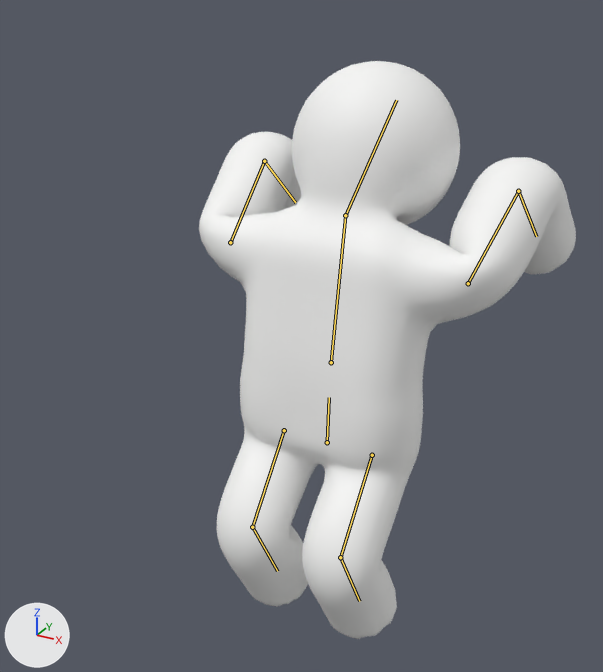
What one commit did to the glTF model blender/character.glb.
One viewpoint serves both versions: a 50 mm lens placed at (1.061, -2.103, 2.395), pointed at (-0.115, 0.036, 1.326). Arrows for +X, +Y and +Z are at lower left; the lights stay in place. The picture after the commit comes second. Both versions are drawn at frame 17 of the action 'Jump'; the numbers are the values there. The bones that change, and the others that lie on the model, are drawn over the model as lines.

Names of what the first picture shows: 'Character'.
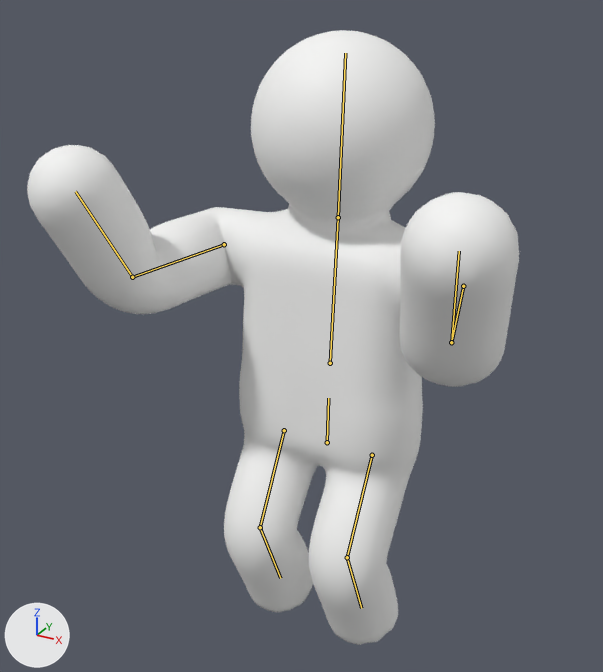
The change in detail:
Bone 'hips' (bone_hips) turns from (-4, 0, 0) to (-3, 0, 0) degrees about its own x, y and z.
Bone 'spine' (bone_spine) turns from (-6, 0, 0) to (-2, 0, 0) degrees about its own x, y and z.
Bone 'head' (bone_head) turns from (-40, 0, 0) to (1, 0, 0) degrees about its own x, y and z.
Bone 'upper_arm.L' (bone_upper_arm_l) turns from (-62, 39, 61) to (74, 0, 1) degrees about its own x, y and z.
Bone 'forearm.L' (bone_forearm_l) turns from (-23, -15, -68) to (26, -13, 55) degrees about its own x, y and z.
Bone 'upper_arm.R' (bone_upper_arm_r) turns from (-62, -39, -61) to (74, 0, -1) degrees about its own x, y and z.
Bone 'forearm.R' (bone_forearm_r) turns from (-23, 15, 68) to (26, 13, -55) degrees about its own x, y and z.
Bone 'thigh.L' (bone_thigh_l) turns from (36, 0, 0) to (28, 0, 0) degrees about its own x, y and z.
Bone 'shin.L' (bone_shin_l) turns from (-68, 0, 0) to (-53, 0, 0) degrees about its own x, y and z.
Bone 'thigh.R' (bone_thigh_r) turns from (36, 0, 0) to (28, 0, 0) degrees about its own x, y and z.
Bone 'shin.R' (bone_shin_r) turns from (-68, 0, 0) to (-53, 0, 0) degrees about its own x, y and z.

What differs and where, as boxes [x1, y1, x2, y2] in the pictures (603 x 672 px):
'Character', posed (30% wider, 6% taller): before [199, 61, 576, 639]; after [27, 30, 519, 645]
bone 'hips', root to tip: before (327, 442) to (329, 397); after (327, 442) to (328, 398)
bone 'spine', root to tip: before (331, 362) to (345, 215); after (330, 363) to (338, 217)
bone 'head', root to tip: before (345, 215) to (396, 100); after (338, 217) to (345, 53)
bone 'upper_arm.L', root to tip: before (468, 283) to (518, 191); after (463, 286) to (451, 342)
bone 'forearm.L', root to tip: before (518, 191) to (536, 236); after (451, 342) to (459, 251)
bone 'upper_arm.R', root to tip: before (230, 242) to (264, 161); after (224, 244) to (132, 277)
bone 'forearm.R', root to tip: before (264, 161) to (295, 202); after (132, 277) to (75, 191)
bone 'thigh.L', root to tip: before (372, 455) to (340, 557); after (372, 455) to (347, 557)
bone 'shin.L', root to tip: before (340, 557) to (359, 601); after (347, 557) to (361, 608)
bone 'thigh.R', root to tip: before (284, 430) to (252, 527); after (284, 430) to (260, 527)
bone 'shin.R', root to tip: before (252, 527) to (277, 571); after (260, 527) to (280, 578)
